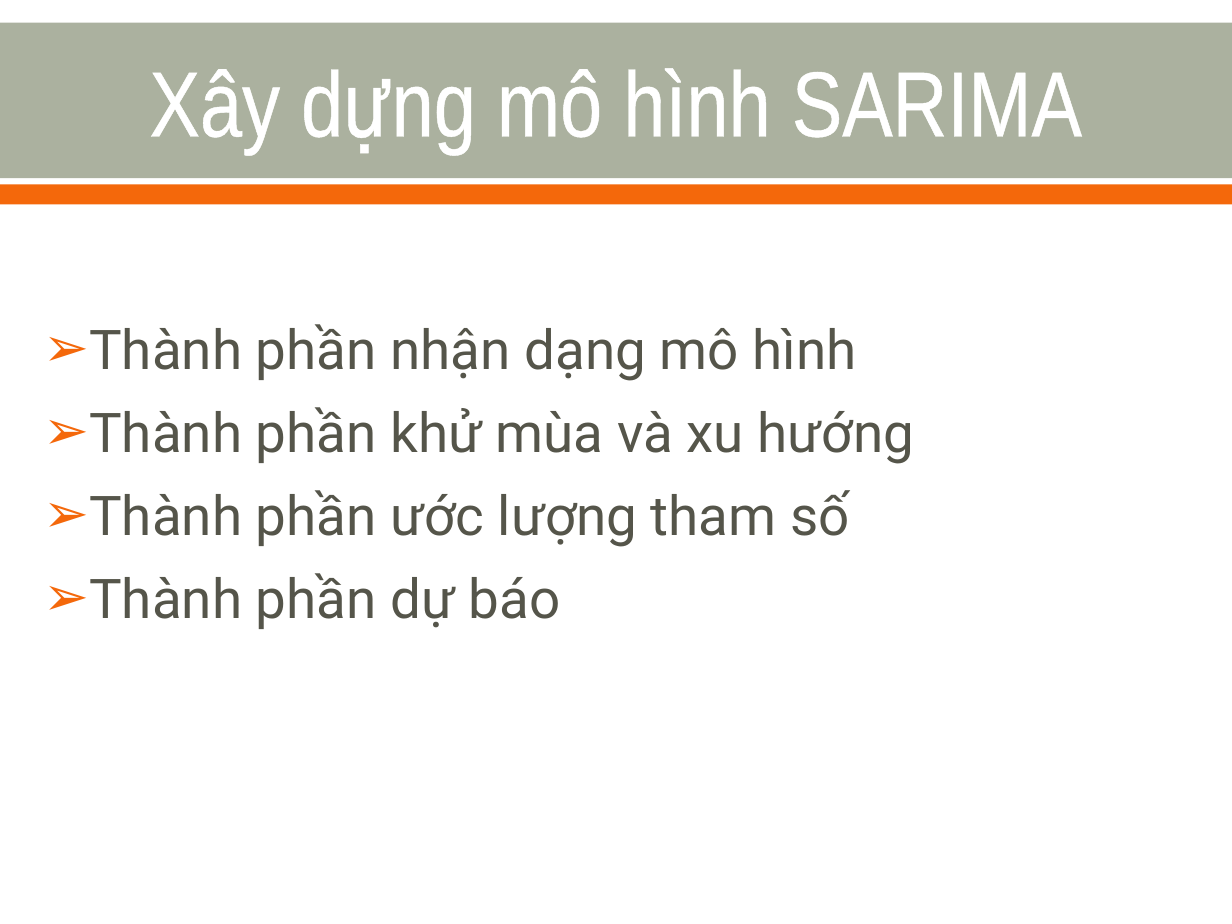
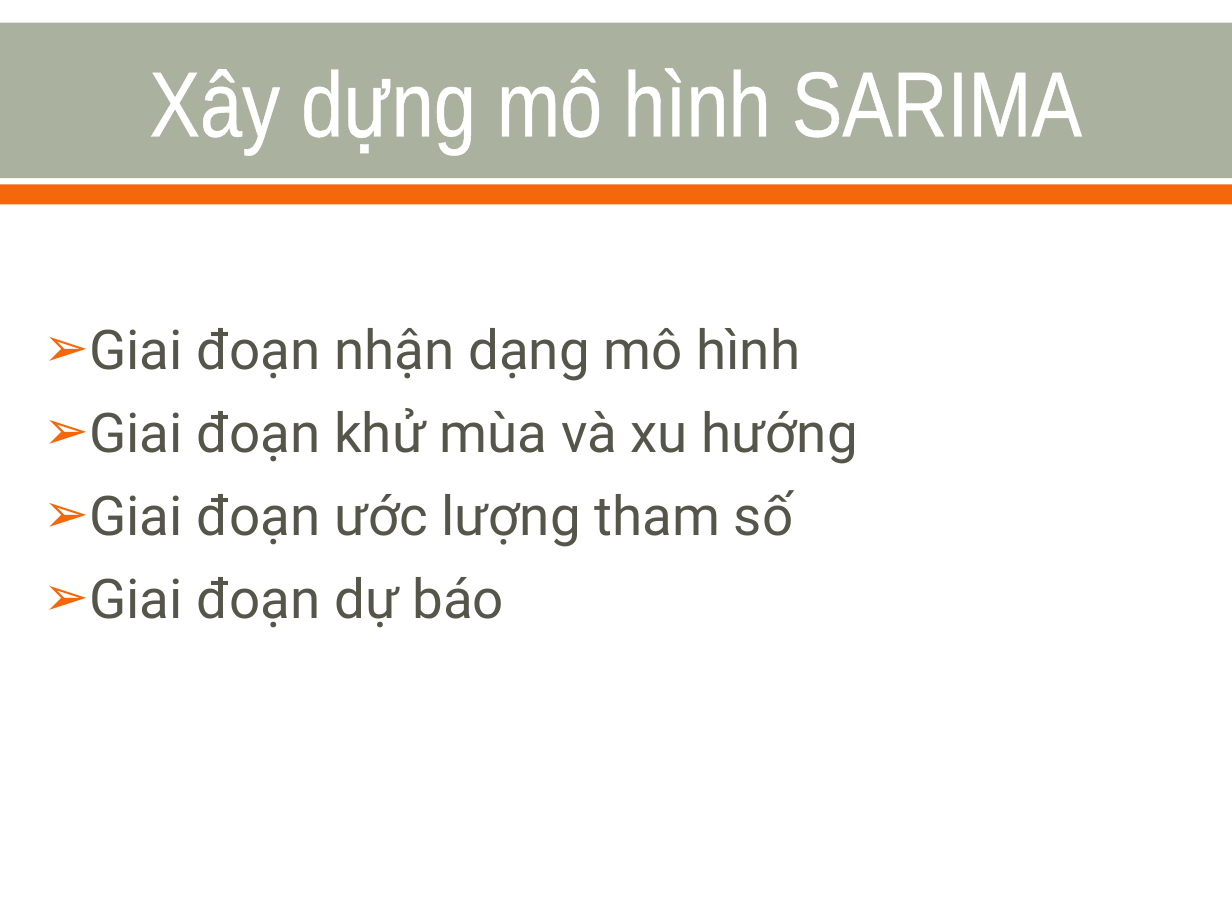
Before and after one commit to nvtthai/forecast-time-series, a slide deck: slide 22 of Report/Presentation.ppt. Drawn at 1232x924 pixels with LibreOffice and Linux fonts; fonts in the diff are those of the drawing. Boxes give left, top, right and bottom in pixels: in the first picture for what was removed or moved away, otherwise in the second. Text is boxed around its words. In the diff, an @@ line names an element or a change of style, - is before the commit and + after.

```diff
--- a/Report/Presentation.ppt
+++ b/Report/Presentation.ppt
@@ text at (89,328,858,628): text changed @@
-    ➢ Thành phần nhận dạng mô hình
-    ➢ Thành phần khử mùa và xu hướng
-    ➢ Thành phần ước lượng tham số
-    ➢ Thành phần dự báo
+    ➢ Giai đoạn nhận dạng mô hình
+    ➢ Giai đoạn khử mùa và xu hướng
+    ➢ Giai đoạn ước lượng tham số
+    ➢ Giai đoạn dự báo
```
Also in this commit, not shown: 9 other slides changed, 2 slides added, 3 slides removed.
